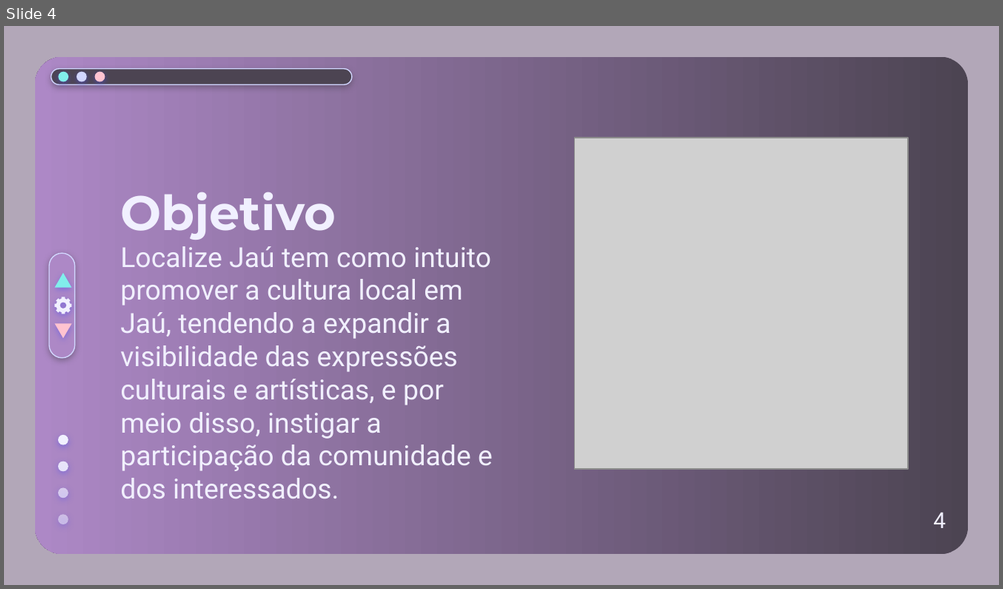
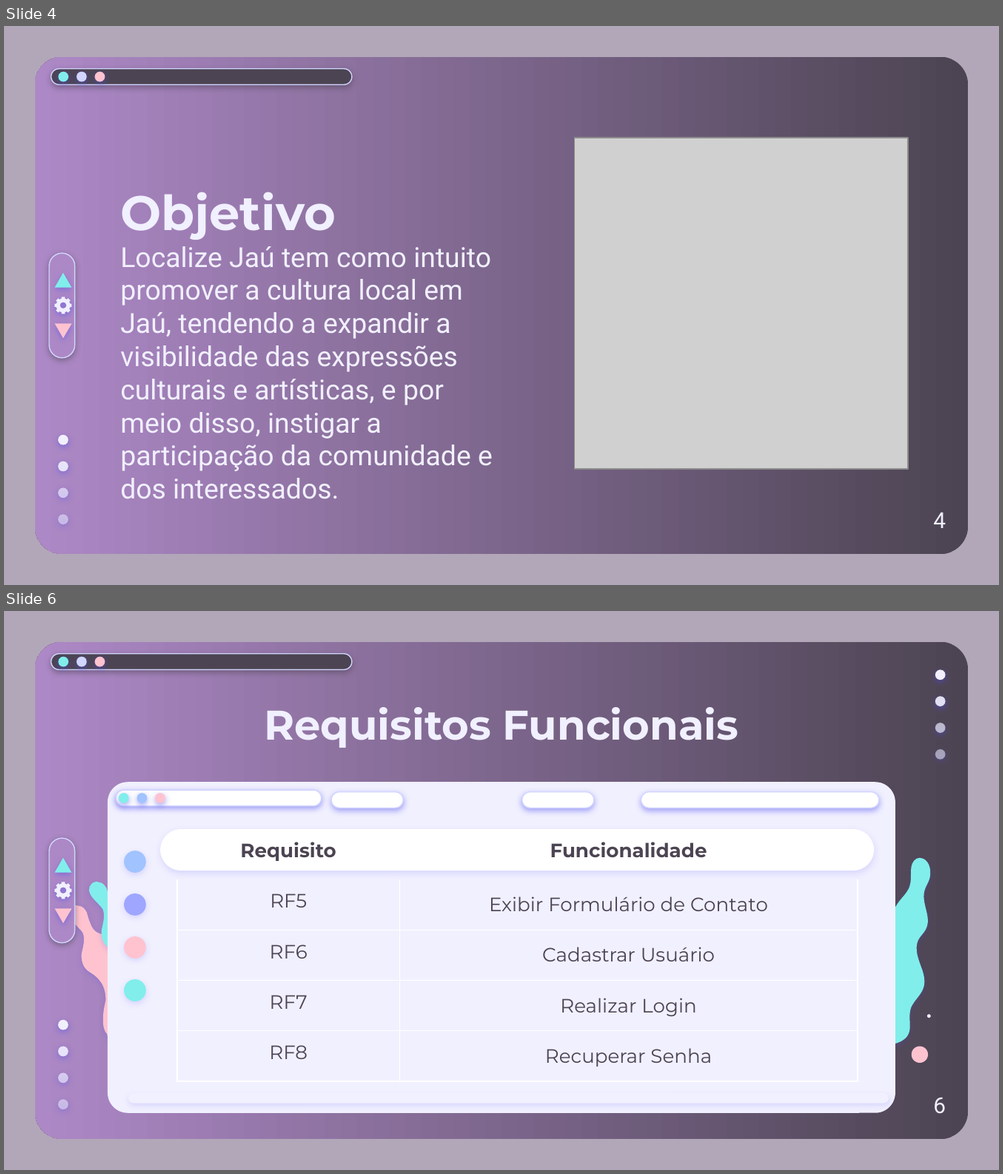
Before and after one commit to Localize-Jahu/Documentos, a slide deck: Apresentação/Localize Jahu - Apresentação.pptx. Shown one above the other, each under a label of ours: slide 4 before the commit, slides 4 and 6 after it; the slides between them are not shown. The pictures are 1003x589 and 1003x1174 pixels, drawn with LibreOffice and Linux fonts; fonts in the diff are those of the drawing; grey boxes stand for pictures. Boxes give left, top, right and bottom in pixels: in the first picture for what was removed or moved away, otherwise in the second. Text is boxed around its words. In the diff, an @@ line names an element or a change of style, - is before the commit and + after.

```diff
--- a/Apresentação/Localize Jahu - Apresentação.pptx
+++ b/Apresentação/Localize Jahu - Apresentação.pptx
@@ slide 6 added at bbox=[4, 611, 999, 1170], background #B2A7B8; not listed: 9 template elements that a slide beside it also shows @@
@@ title added at bbox=[264, 707, 738, 748], 30 pt, text #F1F0FF, bold @@
+Requisitos Funcionais
@@ group added at bbox=[935, 669, 945, 759]: 4 ellipses @@
@@ rounded rectangle added at bbox=[108, 782, 895, 1113], fill #F1F0FF @@
@@ ellipse added at bbox=[119, 793, 128, 803], fill #81EEEB @@
@@ ellipse added at bbox=[137, 793, 148, 803], fill #A1C3FF @@
@@ ellipse added at bbox=[155, 793, 165, 803], fill #FFC3D0 @@
@@ group added at bbox=[116, 790, 878, 808]: 4 rounded rectangles @@
@@ rounded rectangle added at bbox=[160, 830, 874, 871], fill #FFFFFF @@
@@ table added at bbox=[177, 830, 857, 1082], 5 rows, 2 columns @@
+Requisito | Funcionalidade
+RF5 | Exibir Formulário de Contato
+RF6 | Cadastrar Usuário
+RF7 | Realizar Login
+RF8 | Recuperar Senha
@@ rounded rectangle added at bbox=[49, 838, 75, 943], fill #AD88C6, outline #D2D6FF 0.75 pt @@
@@ triangle added at bbox=[55, 857, 71, 872], fill #81EEEB @@
@@ freeform shape added at bbox=[55, 883, 71, 900], fill #F1F0FF @@
@@ triangle added at bbox=[55, 908, 71, 923], fill #FFC3D0 @@
@@ group added at bbox=[125, 851, 146, 1002]: 4 freeform shapes @@
@@ group added at bbox=[62, 857, 932, 1066]: 3 freeform shapes, 2 ellipses @@
@@ rounded rectangle added at bbox=[128, 1093, 888, 1103], fill #F1F0FF @@
@@ text added at bbox=[933, 1098, 945, 1114], 16 pt, text #F1F0FF @@
+6
```
Also in this commit, not shown: 12 slides changed, 3 other slides added, 3 slides removed.
